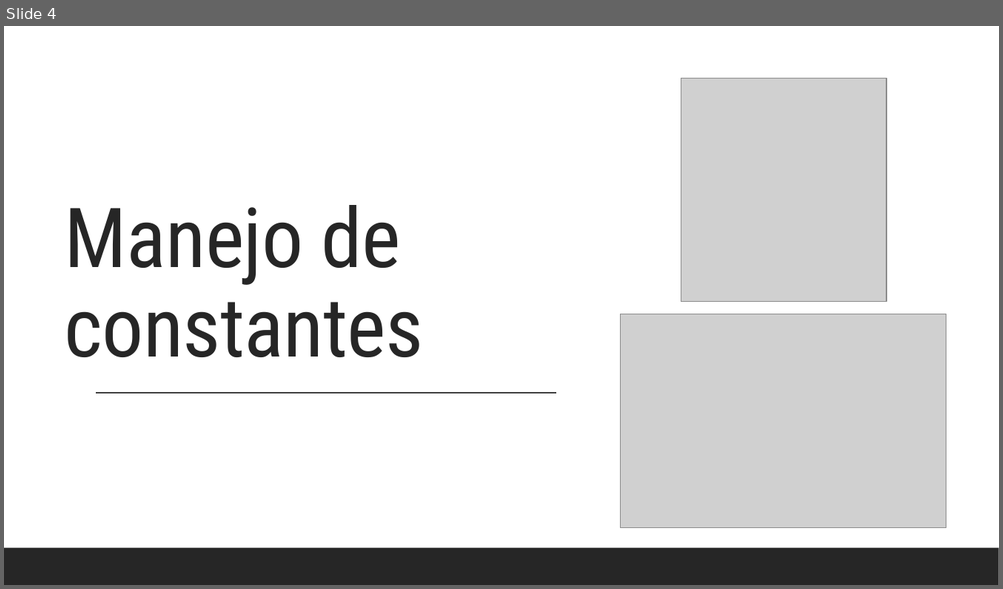
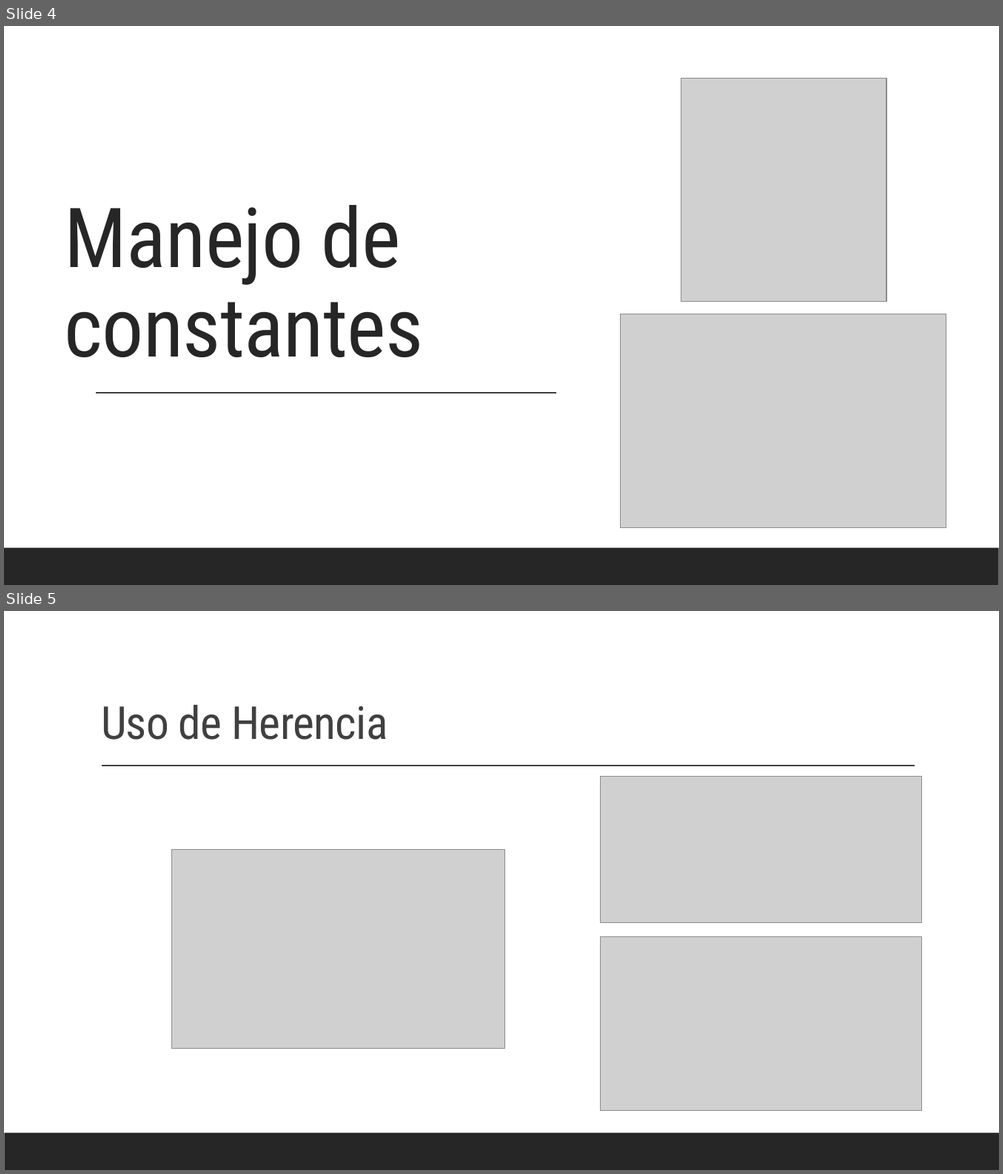
Before and after one commit to Devem002/KongCE, a slide deck: DonCey Kong.pptx. Shown one above the other, each under a label of ours: slide 4 before the commit, slides 4 and 5 after it. The pictures are 1003x589 and 1003x1174 pixels, drawn with LibreOffice and Linux fonts; fonts in the diff are those of the drawing; grey boxes stand for pictures. Boxes give left, top, right and bottom in pixels: in the first picture for what was removed or moved away, otherwise in the second. Text is boxed around its words. In the diff, an @@ line names an element or a change of style, - is before the commit and + after.

Commit message:
Presentación

```diff
--- a/DonCey Kong.pptx
+++ b/DonCey Kong.pptx
@@ slide 5 added at <box>4,611,999,1170</box>, background #FFFFFF @@
@@ title added at <box>101,705,387,740</box>, 44 pt, text #404040 @@
+Uso de Herencia
@@ line added from (102, 766) to (915, 766), #404040 1 pt @@
@@ picture added at <box>600,776,921,923</box> @@
@@ picture added at <box>172,850,505,1049</box> @@
@@ picture added at <box>600,937,921,1111</box> @@
@@ rectangle added at <box>4,1133,999,1170</box>, fill #262626 @@
```
Also in this commit, not shown: 1 other slide added.
